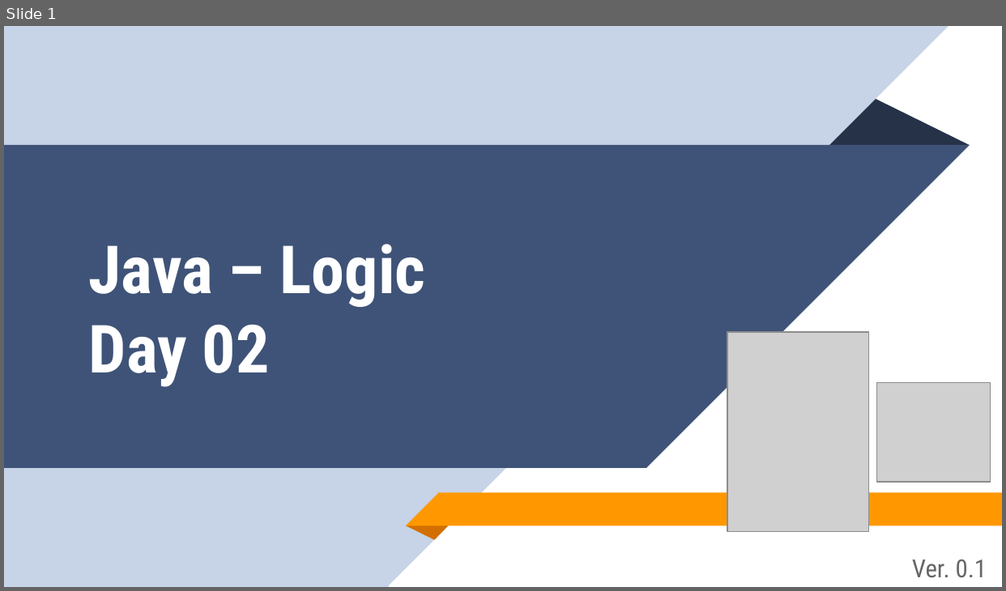
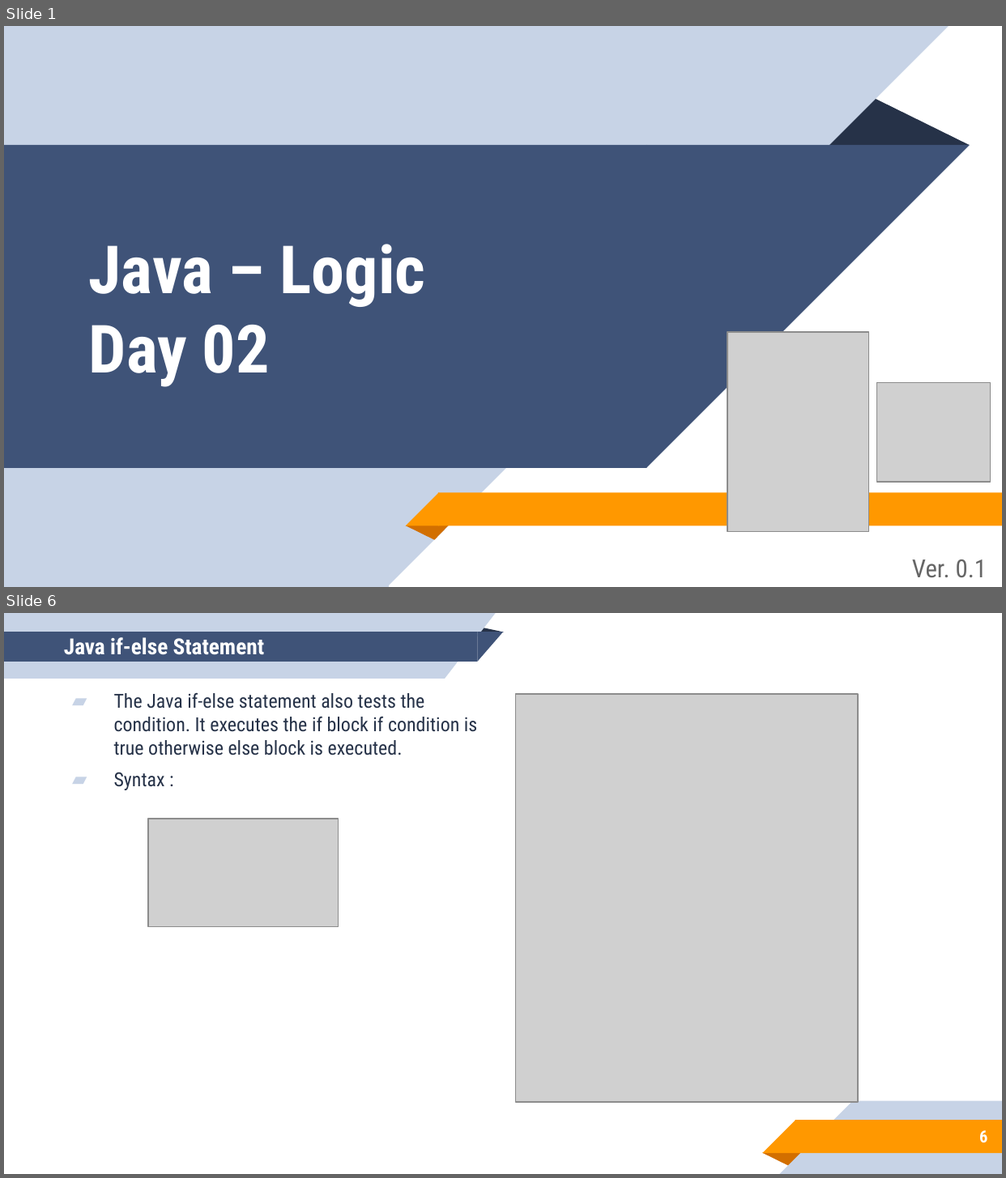
Before and after one commit to aronipurwanto/materi-xa, a slide deck: java/java-logic/Slide-Java-Logic-02.pptx. Shown one above the other, each under a label of ours: slide 1 before the commit, slides 1 and 6 after it; the slides between them are not shown. The pictures are 1006x591 and 1006x1178 pixels, drawn with LibreOffice and Linux fonts; fonts in the diff are those of the drawing; grey boxes stand for pictures. Boxes give left, top, right and bottom in pixels: in the first picture for what was removed or moved away, otherwise in the second. Text is boxed around its words. In the diff, an @@ line names an element or a change of style, - is before the commit and + after.

```diff
--- a/java/java-logic/Slide-Java-Logic-02.pptx
+++ b/java/java-logic/Slide-Java-Logic-02.pptx
@@ slide 6 added at [4,613,1002,1174], background #FFFFFF @@
@@ group added at [4,613,504,679]: 2 rectangles, 2 right triangles, 1 triangle @@
@@ title added at [64,637,265,655], 16 pt, text #FFFFFF, bold @@
+Java if-else Statement
@@ text added at [114,693,477,790], 14 pt, text #263248 @@
+▰ The Java if-else statement also tests the condition. It executes the if block if condition is true otherwise else block is executed.
+▰ Syntax :
@@ picture added at [516,694,859,1102] @@
@@ picture added at [147,819,339,926] @@
@@ group added at [762,1101,1002,1174]: 2 rectangles, 2 right triangles, 1 triangle @@
@@ page number added at [979,1131,987,1144], 12 pt, text #FFFFFF, bold @@
+6
```
Also in this commit, not shown: 6 slides changed, 18 other slides added, 1 slide removed, 16 other files.
